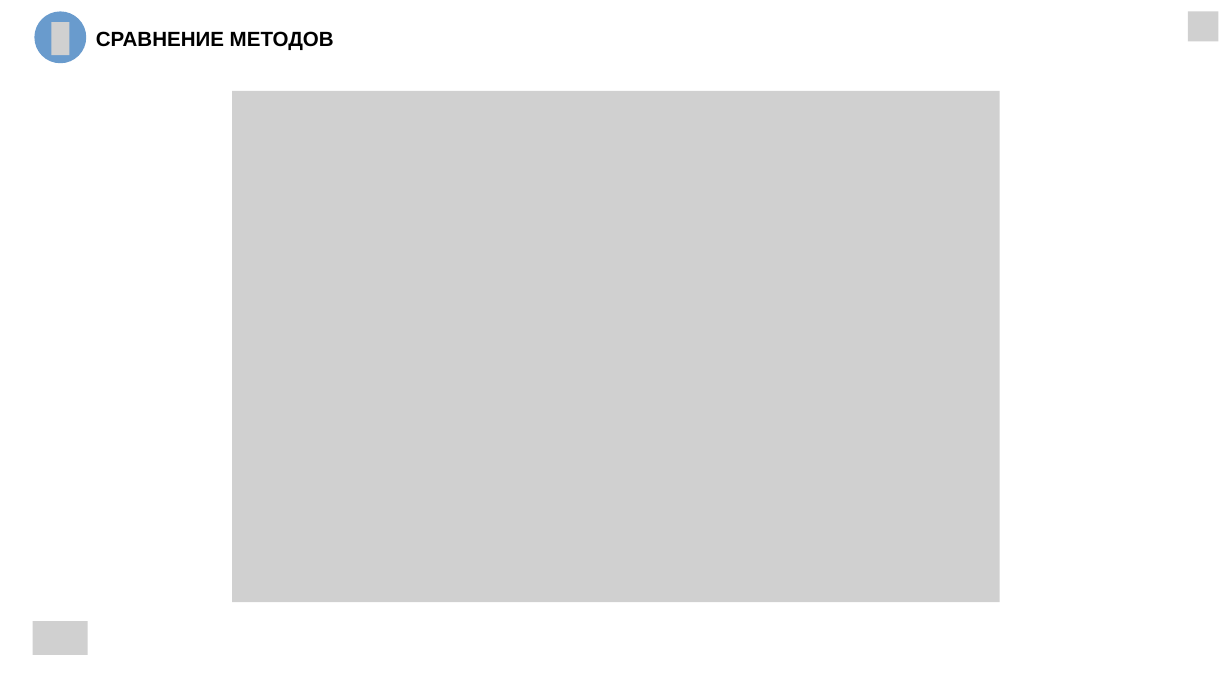
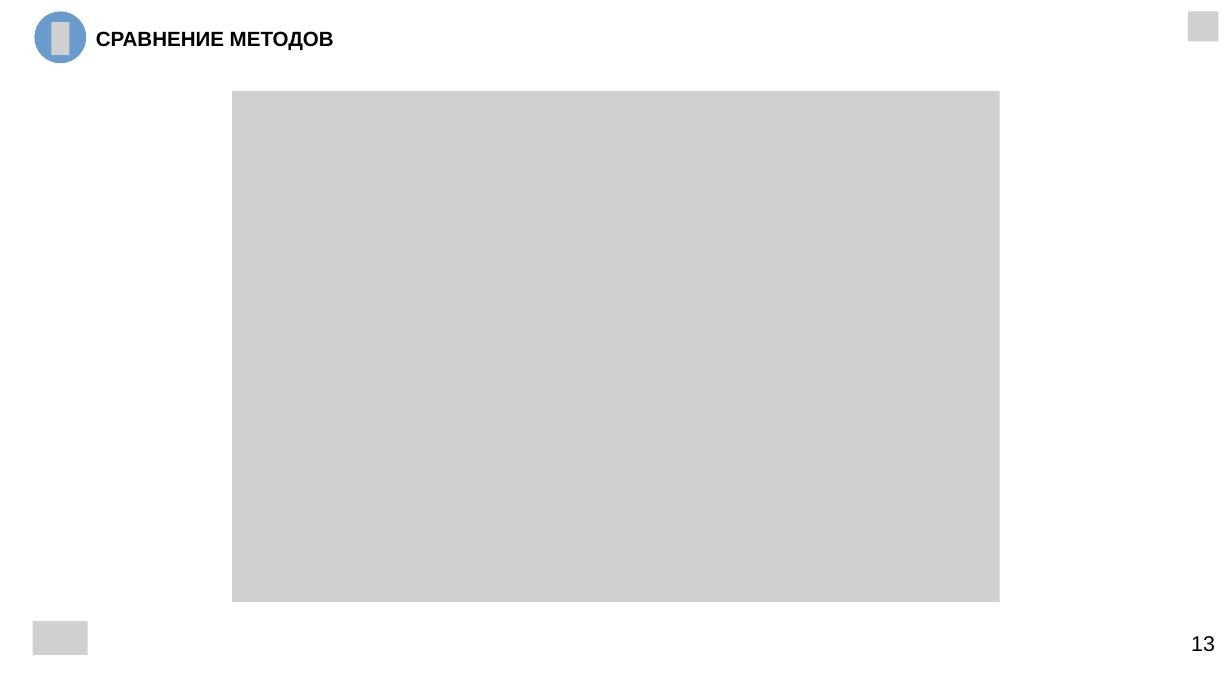
Before and after one commit to ByterGame/Coursework2026, a slide deck: slide 13 of Pyrkov.pptx. Drawn at 1232x693 pixels with LibreOffice and Linux fonts; fonts in the diff are those of the drawing; grey boxes stand for pictures. Boxes give left, top, right and bottom in pixels: in the first picture for what was removed or moved away, otherwise in the second. Text is boxed around its words. In the diff, an @@ line names an element or a change of style, - is before the commit and + after.

```diff
--- a/Pyrkov.pptx
+++ b/Pyrkov.pptx
@@ text added at [1191,636,1215,652], 25 pt, text #000000 @@
+13
```
Also in this commit, not shown: 12 other slides changed.
